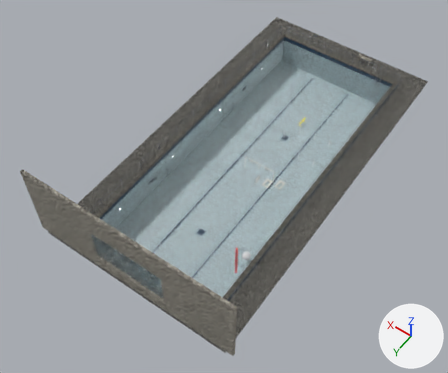
Renders of the Blender file auvs/stonefish_sim/data/pool_scene.blend from each side of a commit.
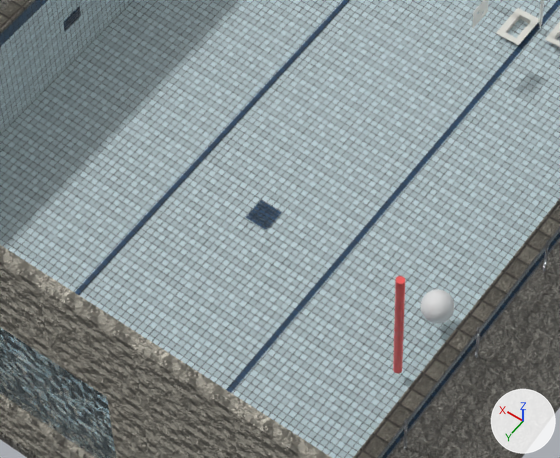
The first picture shows the older version from a camera (50 mm lens) standing at (-18.3, 40.3, 39.9) and looking at (0.3, 14.3, -0.9). The close-ups show the older and then the newer version on the part from 30% to 62% of the width and 47% to 79% of the height of that picture. Only the edits that show in the close-ups are written down. Lighting does not change. The marker at lower right points along +X, +Y and +Z.

In view in the first close-up: 'Bin_Copy', 'Gate', 'GateSphere', 'Pole4.001', 'pool_band', 'pool_coping', 'pool_deck', 'pool_glass', 'pool_hall', 'pool_stainless', 'pool_tile' and 2 more.
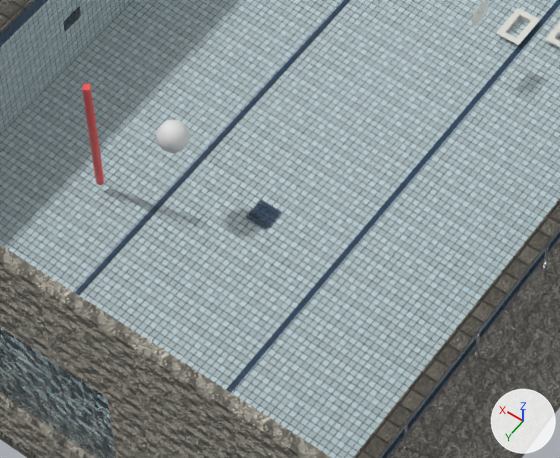
The edits, one by one:
Object 'Pole4.001' (ob_pole4_001) moves from (-4.62, 19.6, -0.97) to (3.27, 19.5, -1.0).
Object 'GateSphere' (ob_gatesphere) moves from (-4.59, 18.15, -2.18) to (1.71, 18.75, -0.61).
Object 'Gate' (ob_gate) moves from (-0.75, 10.65, -2.38) to (0.46, 4.18, -2.37).

Boxes [x1, y1, x2, y2] around the edits, measured in the close-ups (560 x 458 px):
'GateSphere', moved
    before: [420, 289, 455, 324]
    after: [156, 119, 190, 153]
'Pole4.001', moved
    before: [393, 276, 405, 374]
    after: [82, 83, 104, 185]
'Gate', moved (not visible afterwards)
    before: [539, 0, 544, 28]
